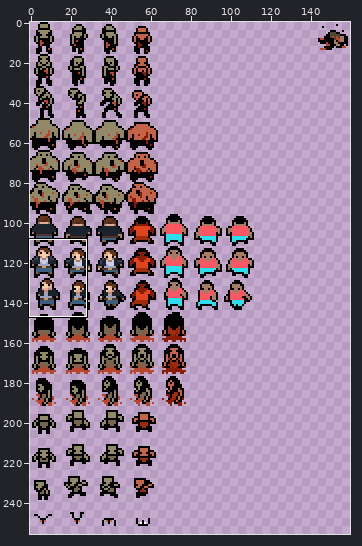
Two states of a pixel-art file, aseprite/characters.aseprite. The first picture is a wide view before the edit; the outline marks the close-up.
Close-up. Old version:
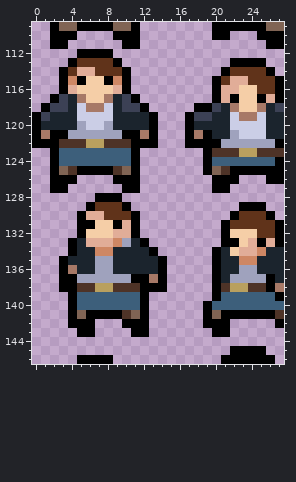
160x320 pixels, 1 frame. Shown: x 0..27, y 109..146. The wide view leaves out empty margins.
The result:
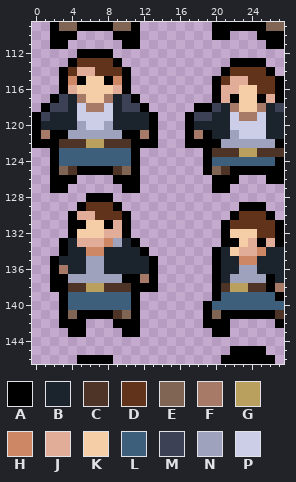
Palette (. is transparent): A #000000  B #1b242d  C #4e3327  D #60331a  E #806454  F #a77967  G #b9a05f  H #ce8764  J #e1ad98  K #f5cea7  L #3d5f7b  M #3c4155  N #9fa2bd  P #cbcee6
Difference:
@@ x 0..16 @@
 127 ..AA......AA.....
-128 .......AAA.......
-129 ......ADDDA......
-130 .....AJJDDDA.....
-131 .....AAKKAJA.....
-132 .....AKKKJJA.....
-133 ....ABJJJHNBA....
-134 ....ABBHHBBBBA...
-135 ...ABBBNNBBBBBA..
-136 ...AFBBNNBBBBBA..
-137 ...AANNNNNNAAFA..
-138 ...AACCGGCCCAAA..
-139 ....ALLLLLLLA....
-140 ....ALLLLLLLA....
-141 ....AEAAAACEA....
-142 ....AAA...AAA....
-143 .....AA....AA....
+128 ......AAA........
+129 .....ADDDA.......
+130 ....AJJDDDA......
+131 ....AAKKAJA......
+132 ....AKKKJJA......
+133 ...ABJJJHNBA.....
+134 ...ABBHHBBBBA....
+135 ..ABBBNNBBBBBA...
+136 ..AFBBNNBBBBBA...
+137 ..AANNNNNNAAFA...
+138 ..AACCGGCCCAAA...
+139 ...ALLLLLLLA.....
+140 ...ALLLLLLLA.....
+141 ...AEAAAACEA.....
+142 ...AAA...AAA.....
+143 ....AA....AA.....
 144 .................
Pixel boxes of the changes (left, top, right, bottom) in both close-ups:
changed: (50, 193, 167, 337)
